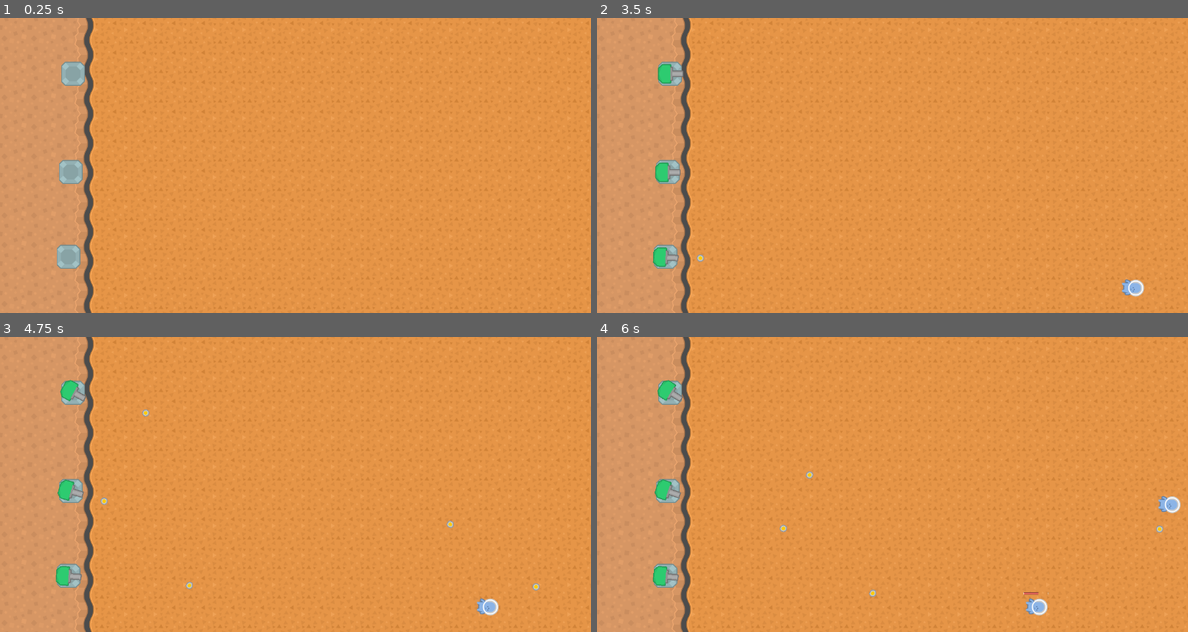
Above: before the commit, frames 1-4 (two rows, left to right).
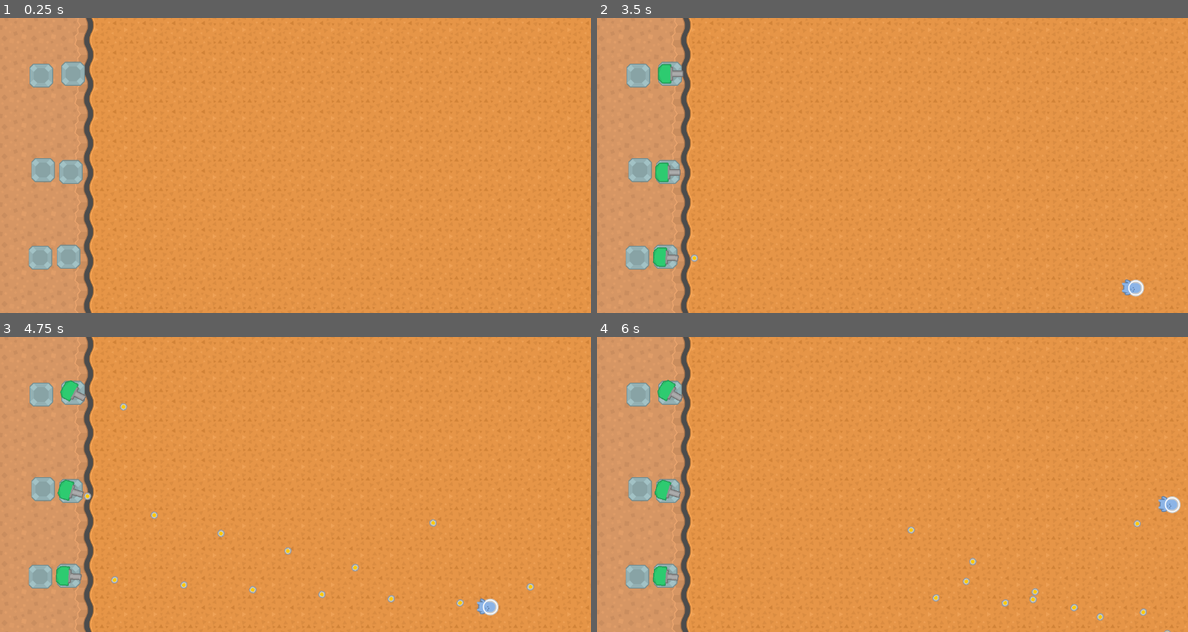
Above: after the commit, the same moments.

Repository: Mynijo/GateDefense
Game: Godot game, scene res://terrain/Map01.tscn
Two runs of this game, one before a commit and one after it. Both use one fixed random seed, a clock stepped at 60 frames per second and the inputs below.
Inputs (mouse positions are in pixels of both pictures, inside the frame that each line leads up to):
- Up to frame 1 (0.25 s): no input
- Up to frame 2 (3.5 s): tap Enter at 0.5, 2 s; move the mouse to (667, 74) at 0.52 s; click (667, 74) at 0.67 s; tap Space at 1.25 s; move the mouse to (667, 171) at 1.27 s; click (667, 171) at 1.42 s; move the mouse to (667, 256) at 2.02 s; click (667, 256) at 2.17 s; move the mouse to (862, 224) at 2.77 s; click (862, 224) at 2.92 s
- Up to frame 3 (4.75 s): move the mouse to (472, 528) at 3.52 s; click (472, 528) at 3.67 s; move the mouse to (118, 440) at 4.27 s; click (118, 440) at 4.42 s
- Up to frame 4 (6 s): move the mouse to (922, 484) at 5.02 s; click (922, 484) at 5.17 s; move the mouse to (803, 410) at 5.77 s; click (803, 410) at 5.92 s

The runs differ from the first frame. In frame 1, 0.9% of the frame differs, in the area x 4-10%, y 15-86%; in frame 2, 1.0%; in frame 3, 1.4%; in frame 4, 1.5%, in the area x 4-98%, y 14-100%.

Commit message:
Changed enemy hitbox

Diff:
--- a/Bullet/BulletPhy.tscn
+++ b/Bullet/BulletPhy.tscn
@@ -4,10 +4,10 @@
 [ext_resource path="res://Bullet/BulletPhy.gd" type="Script" id=2]
 [ext_resource path="res://media/towerDefense_tilesheet.png" type="Texture" id=3]
 
-[sub_resource type="RectangleShape2D" id=1]
+[sub_resource type="CircleShape2D" id=1]
 
 custom_solver_bias = 0.0
-extents = Vector2( 10, 10 )
+radius = 10.0
 
 [node name="BulletPhy" index="0" instance=ExtResource( 1 )]
 
--- a/Enemy/EnemyBlue.tscn
+++ b/Enemy/EnemyBlue.tscn
@@ -4,10 +4,11 @@
 [ext_resource path="res://Enemy/EnemyBlue.gd" type="Script" id=2]
 [ext_resource path="res://media/mapPack_tilesheet.png" type="Texture" id=3]
 
-[sub_resource type="RectangleShape2D" id=1]
+[sub_resource type="CapsuleShape2D" id=1]
 
 custom_solver_bias = 0.0
-extents = Vector2( 10, 10 )
+radius = 10.0
+height = 20.0
 
 [node name="EnemyBlue" index="0" instance=ExtResource( 1 )]
 
@@ -18,8 +19,8 @@
 
 [node name="CollisionShape2D" parent="." index="0"]
 
-position = Vector2( 0.737361, 1.74811 )
-scale = Vector2( 2.41469, 1.85828 )
+position = Vector2( 1.48312, 1.12791 )
+scale = Vector2( 2.30324, 0.92388 )
 shape = SubResource( 1 )
 
 [node name="Sprite" parent="." index="1"]
--- a/Tower/Tower.gd
+++ b/Tower/Tower.gd
@@ -23,7 +23,6 @@
         pass
 
 func _process(delta):
-
 	if target.size() != 0:
 		var pos = target.front().global_position
 		pos.x -= 50
--- a/Tower/TowerPhy.tscn
+++ b/Tower/TowerPhy.tscn
@@ -9,7 +9,7 @@
 
 script = ExtResource( 2 )
 Bullet = ExtResource( 3 )
-gun_cooldown = 1.0
+gun_cooldown = 0.2
 turret_speed = 20.0
 detect_radius = 1000
 
@@ -19,5 +19,3 @@
 region_enabled = true
 region_rect = Rect2( 132.26, 1227.06, 54.75, 42.125 )
 _sections_unfolded = [ "Region", "Transform" ]
-
-[connection signal="shoot" from="." to="." method="_on_TowerPhy_shoot"]
--- a/project.godot
+++ b/project.godot
@@ -18,7 +18,9 @@
 
 window/size/width=1280
 window/size/height=640
+window/stretch/mode="viewport"
 window/stretch/aspect="keep"
+window/stretch/shrink="1"
 
 [importer_defaults]
 
--- a/terrain/Map01.tscn
+++ b/terrain/Map01.tscn
@@ -59,3 +59,15 @@
 [node name="TowerPlace3" parent="." index="6" instance=ExtResource( 6 )]
 
 position = Vector2( 149.455, 519.35 )
+
+[node name="TowerPlace4" parent="." index="7" instance=ExtResource( 6 )]
+
+position = Vector2( 89.6668, 126.454 )
+
+[node name="TowerPlace5" parent="." index="8" instance=ExtResource( 6 )]
+
+position = Vector2( 88.3064, 520.963 )
+
+[node name="TowerPlace6" parent="." index="9" instance=ExtResource( 6 )]
+
+position = Vector2( 93.7479, 330.51 )
